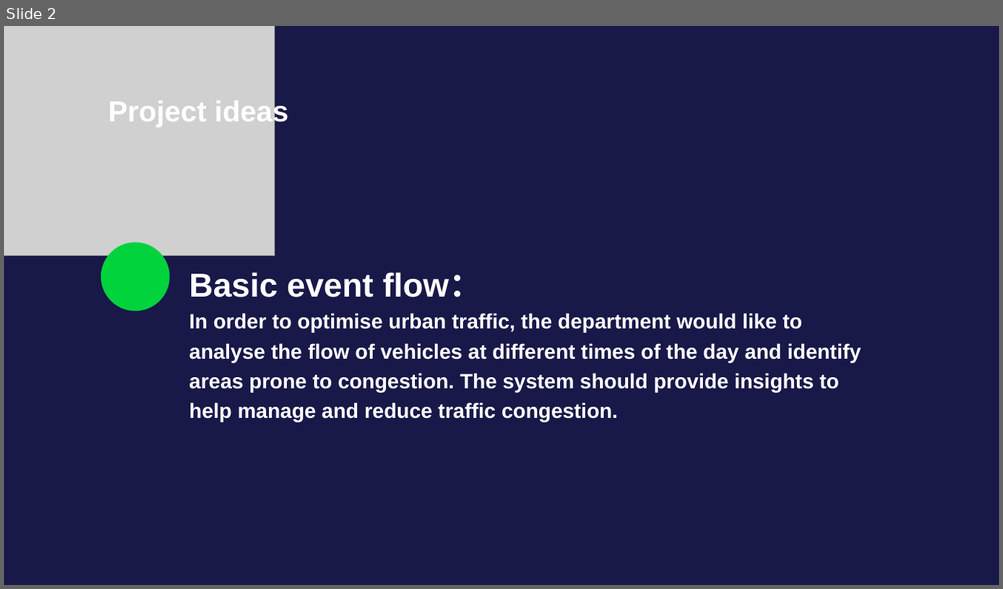
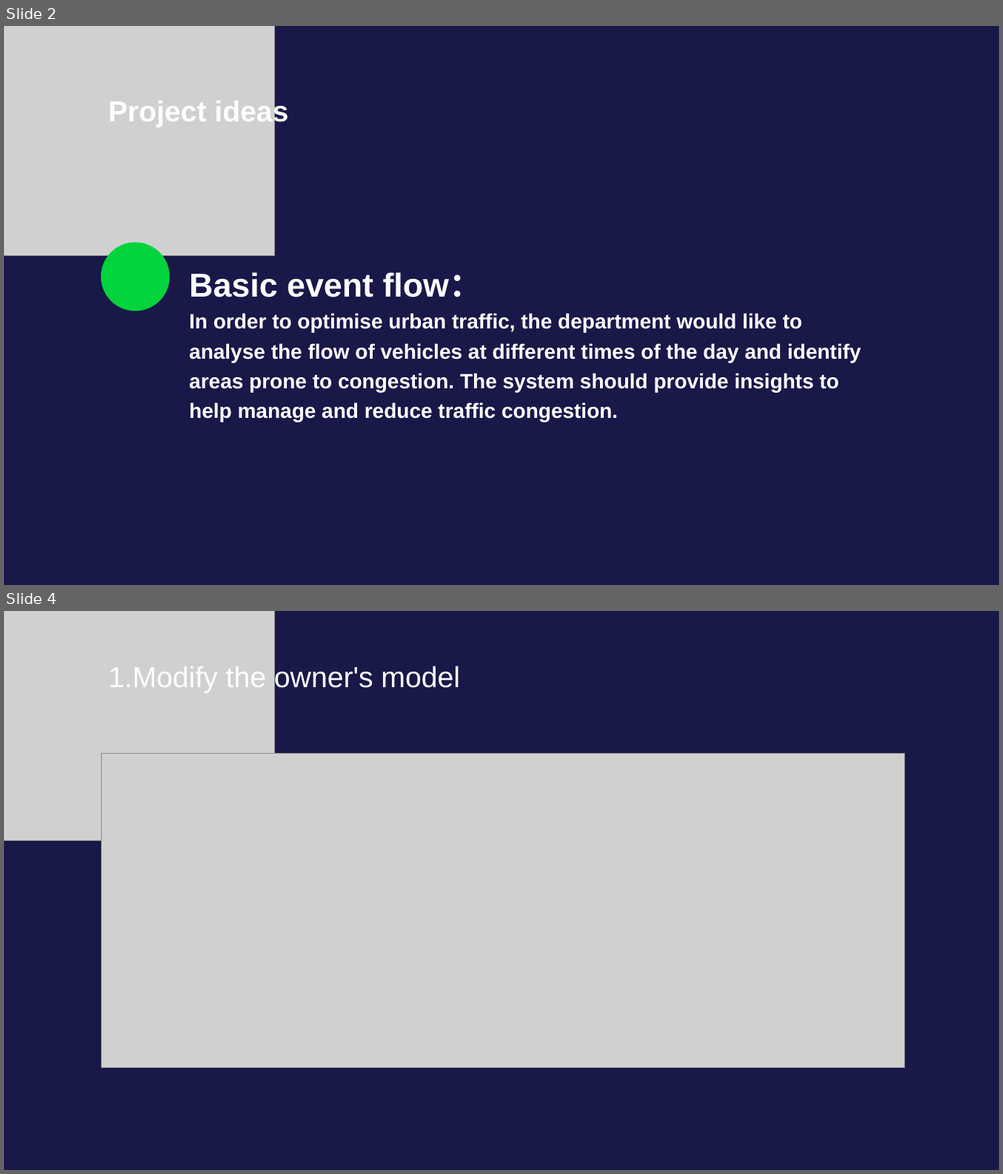
Before and after one commit to LZPMPC005L/Vehicle-management, a slide deck: Vehicle management.pptx. Shown one above the other, each under a label of ours: slide 2 before the commit, slides 2 and 4 after it; the slides between them are not shown. The pictures are 1003x589 and 1003x1174 pixels, drawn with LibreOffice and Linux fonts; fonts in the diff are those of the drawing; grey boxes stand for pictures. Boxes give left, top, right and bottom in pixels: in the first picture for what was removed or moved away, otherwise in the second. Text is boxed around its words. In the diff, an @@ line names an element or a change of style, - is before the commit and + after.

```diff
--- a/Vehicle management.pptx
+++ b/Vehicle management.pptx
@@ slide 4 added at [4, 611, 999, 1170], background #181849 @@
@@ picture added at [4, 611, 275, 841] @@
@@ text added at [108, 664, 460, 693], 28 pt, text #FFFFFF @@
+1.Modify the owner's model
@@ picture added at [101, 754, 905, 1068] @@
```
Also in this commit, not shown: 5 slides changed, 6 other slides added, 12 slides removed, 4 other files.
